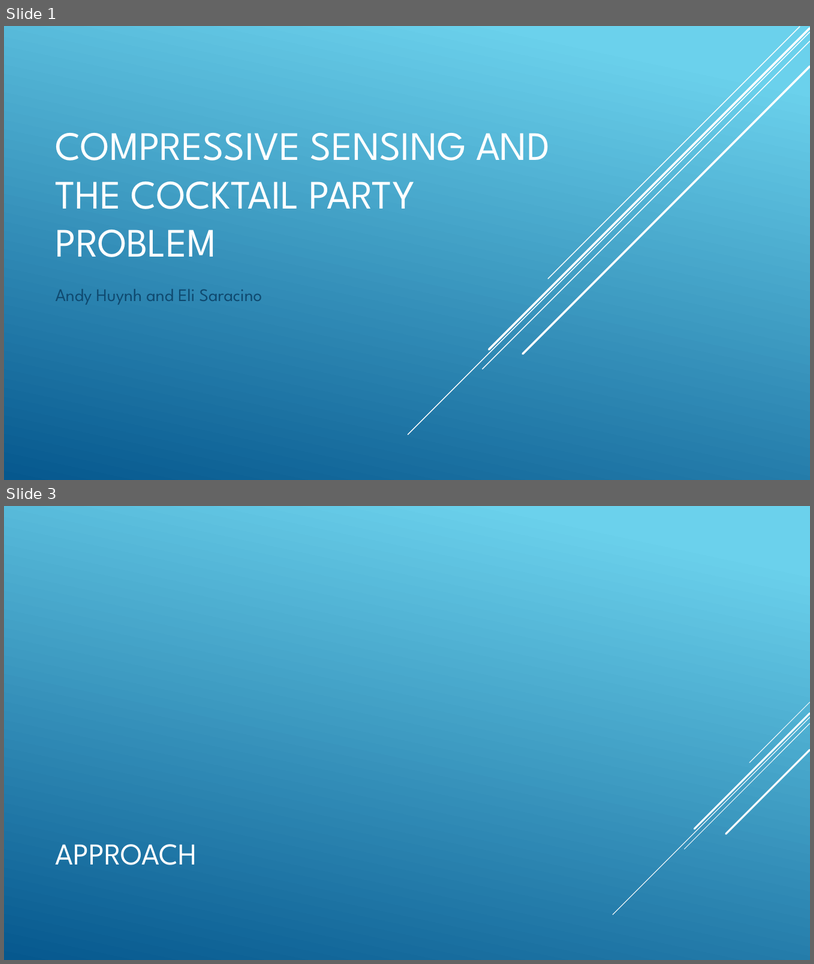
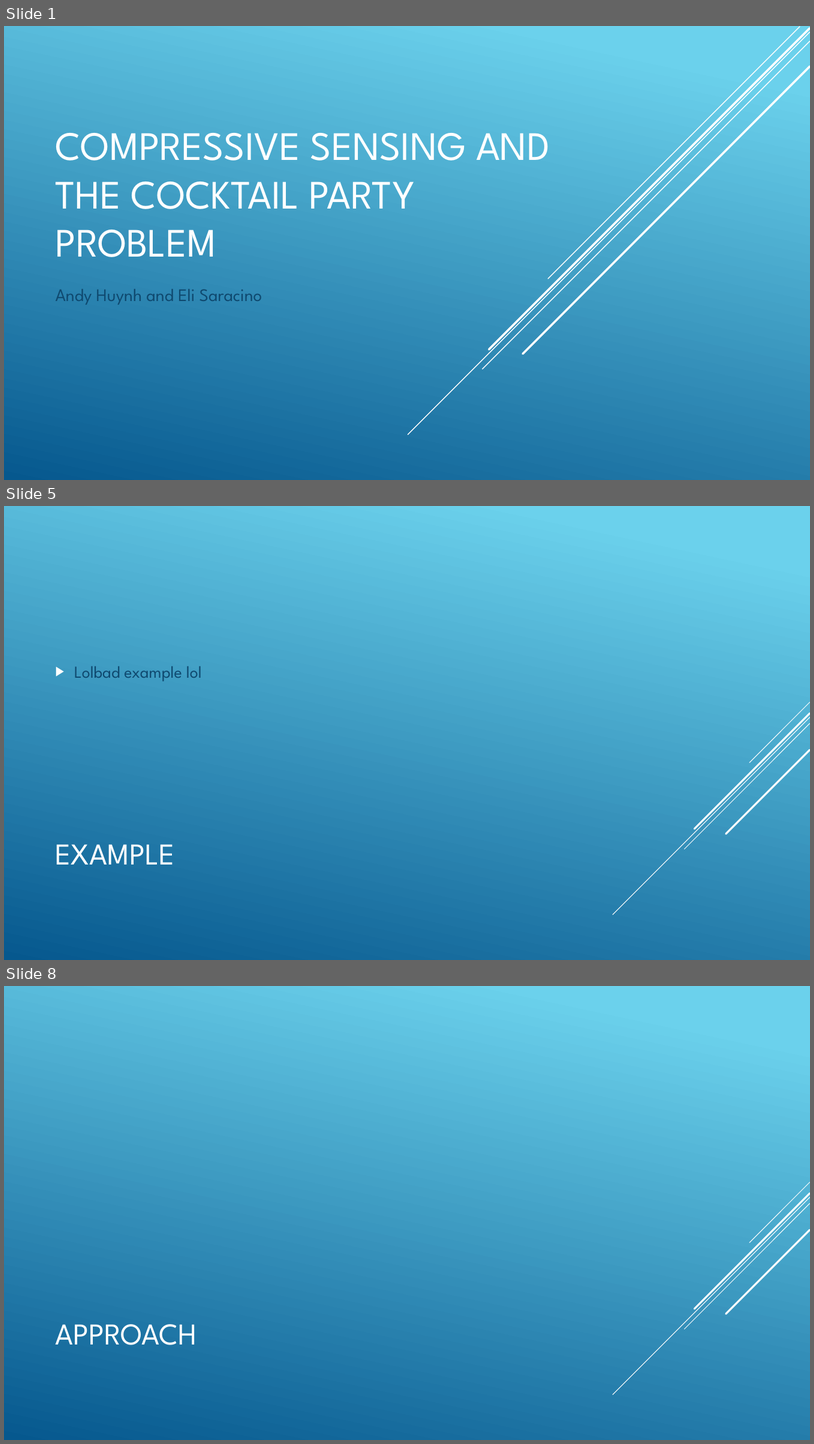
Before and after one commit to esaracin/compressive-sensing-cocktail-party-problem, a slide deck: slide/slides.pptx. Shown one above the other, each under a label of ours: slides 1 and 3 before the commit, slides 1, 5 and 8 after it; the slides between them are not shown. The pictures are 814x964 and 814x1444 pixels, drawn with LibreOffice and Linux fonts; fonts in the diff are those of the drawing. Boxes give left, top, right and bottom in pixels: in the first picture for what was removed or moved away, otherwise in the second. Text is boxed around its words. In the diff, an @@ line names an element or a change of style, - is before the commit and + after.

```diff
--- a/slide/slides.pptx
+++ b/slide/slides.pptx
@@ slide 5 added at [4, 506, 810, 960], background gradient #6ED2EB to #06588E; not listed: 5 template elements that a slide beside it also shows @@
@@ text added at [74, 666, 202, 681], 20 pt, text #0F496F @@
+▶ Lolbad example lol
@@ title added at [56, 844, 175, 864], 36 pt, text #FFFFFF @@
+EXAMPLE
@@ what was slide 3 is now slide 8 @@
```
Also in this commit, not shown: 1 slide changed, 4 other slides added.
